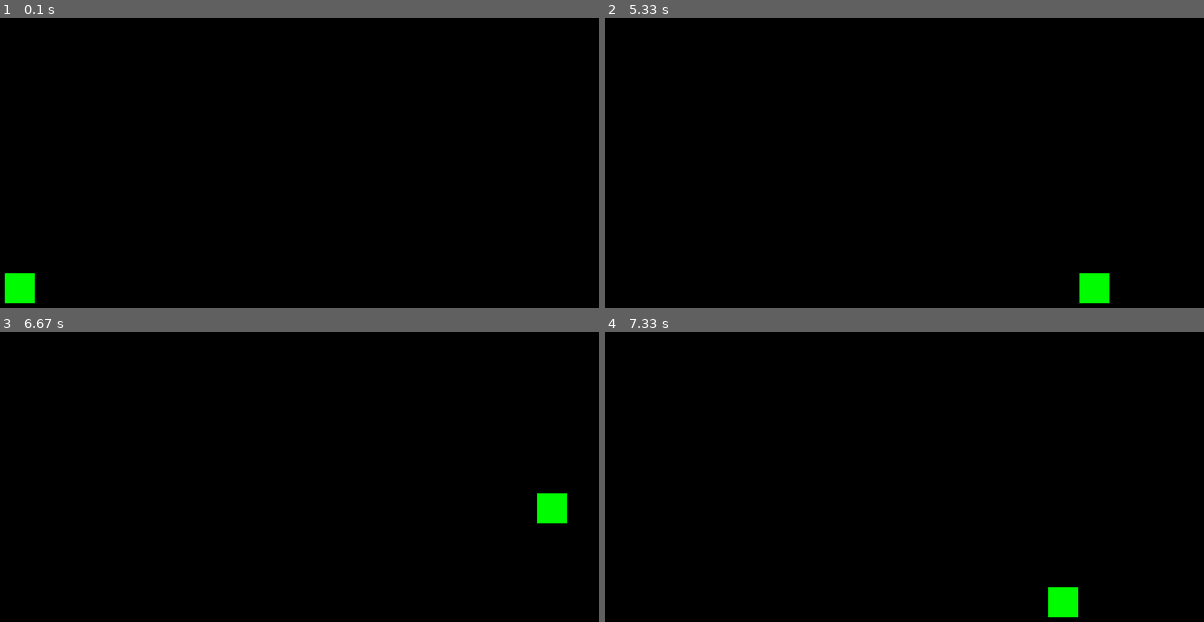
Above: before the commit, frames 1-4 (two rows, left to right).
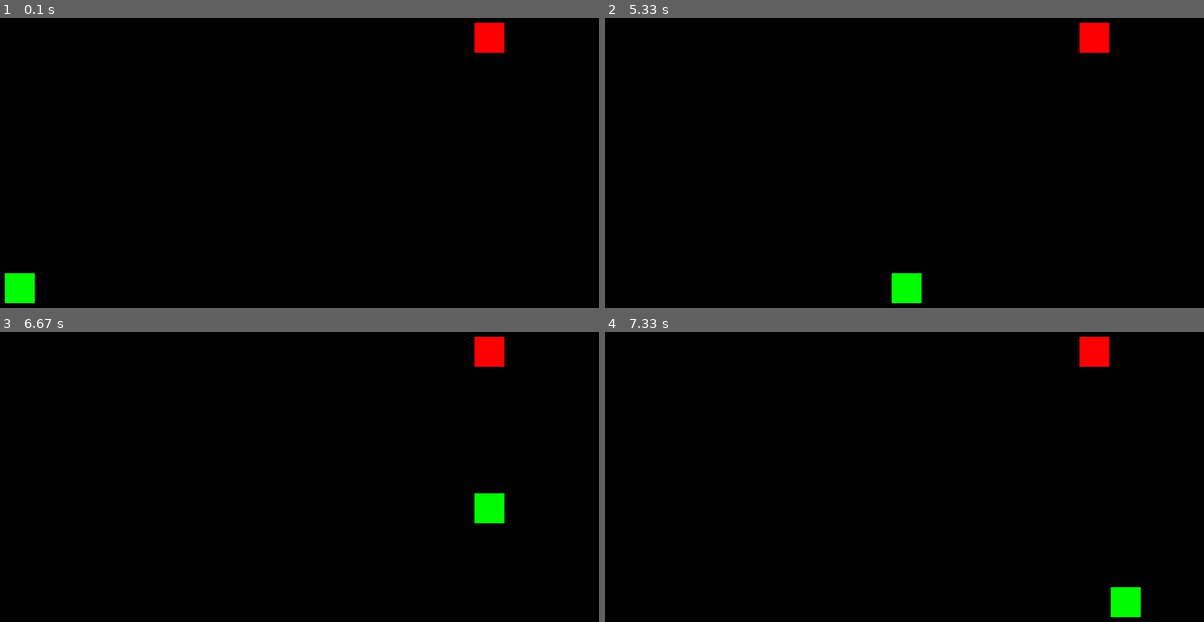
Above: after the commit, the same moments.

Repository: Richierichman15/pygames
Game: pygame game, started from snake_game.py
The game is run twice, just before and just after one commit, with the same random seed, the same clock (stepped at 60 frames per second) and the same inputs.
Inputs:
- Up to frame 1 (0.1 s): no input
- Up to frame 2 (5.33 s): hold D 0.33-0.8 s; hold W 0.83-1.13 s; hold D 1.17-1.63 s; hold S 2.23-2.53 s; hold A 2.57-2.97 s; hold W 3-3.37 s; hold D 3.4-4.03 s; hold S 4.07-4.43 s; hold A 4.47-4.93 s; hold D from 4.97 s (still down)
- Up to frame 3 (6.67 s): release D at 5.43 s; hold W 5.47-5.77 s; hold D 5.8-6.27 s; hold A from 6.3 s (still down)
- Up to frame 4 (7.33 s): release A at 6.83 s; hold S 6.87-7.17 s; hold A from 7.2 s (still down)

The runs differ from the first frame. In frame 1, 0.5% of the frame differs, in the area x 79-85%, y 1-13%; in frame 2, 1.6%, in the area x 47-85%, y 1-99%; in frame 3, 1.6%; in frame 4, 1.6%.

Commit message:
finished snake game

Diff:
--- a/snake_game.py
+++ b/snake_game.py
@@ -11,27 +11,43 @@
 snake.center = get_random_position()
 length = 1
 segments= [snake.copy()]
+food = snake.copy()
+food.center = get_random_position()
 snake_dir = (0, 0)
 time, time_step = 0, 110
 screen = py.display.set_mode([WINDOW] * 2)
 clock = py.time.Clock()
+dirs = {py.K_w: 1, py.K_s: 1, py.K_a: 1, py.K_d: 1}
 
 while True:
     for event in py.event.get():
         if event.type == py.QUIT:
             exit()
         if event.type == py.KEYDOWN:
-            if event.key == py.K_w:
+            if event.key == py.K_w and dirs[py.K_w]:
                 snake_dir = (0, -TILE_SIZE)
-            if event.key == py.K_s:
+                dirs = {py.K_w: 1, py.K_s: 0, py.K_a: 1, py.K_d: 1}
+            if event.key == py.K_s and dirs[py.K_s]:
                 snake_dir = (0, TILE_SIZE)
-            if event.key == py.K_a:
+                dirs = {py.K_w: 0, py.K_s: 1, py.K_a: 1, py.K_d: 1}
+            if event.key == py.K_a and dirs[py.K_a]:
                 snake_dir = (-TILE_SIZE, 0)
-            if event.key == py.K_d:
+                dirs = {py.K_w: 1, py.K_s: 1, py.K_a: 1, py.K_d: 0}
+            if event.key == py.K_d and dirs[py.K_d]:
                 snake_dir = (TILE_SIZE, 0)
+                dirs = {py.K_w: 1, py.K_s: 1, py.K_a: 0, py.K_d: 1}
     screen.fill('black')
     [py.draw.rect(screen, 'green', segment) for segment in segments]
+    py.draw.rect(screen, 'red', food)
     time_now = py.time.get_ticks()
+    self_eating = py.Rect.collidelist(snake, segments[:-1]) != -1
+    if snake.left < 0 or snake.right > WINDOW or snake.top < 0 or snake.bottom > WINDOW or self_eating:
+        snake.center, food.center = get_random_position(), get_random_position()
+        length, snake_dir = 1, (0,0)
+        segments = [snake.copy()]
+    if snake.center == food.center:
+        food.center = get_random_position()
+        length += 1
     if time_now - time > time_step:
         time = time_now
         snake.move_ip(snake_dir)
